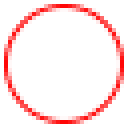
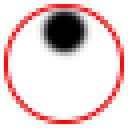
Comparing the layer stacks of the two 128×128 images. Changes:
added layer "Layer 1" above "Ellipse 1" over [36, 4, 92, 60]
